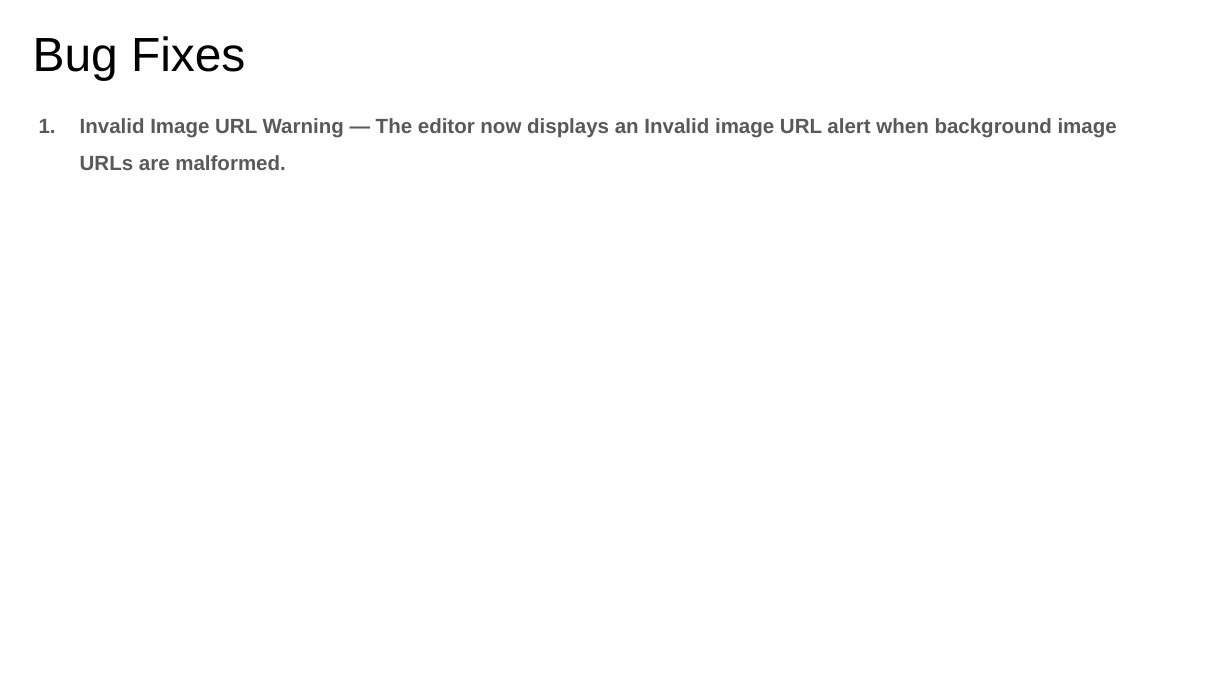
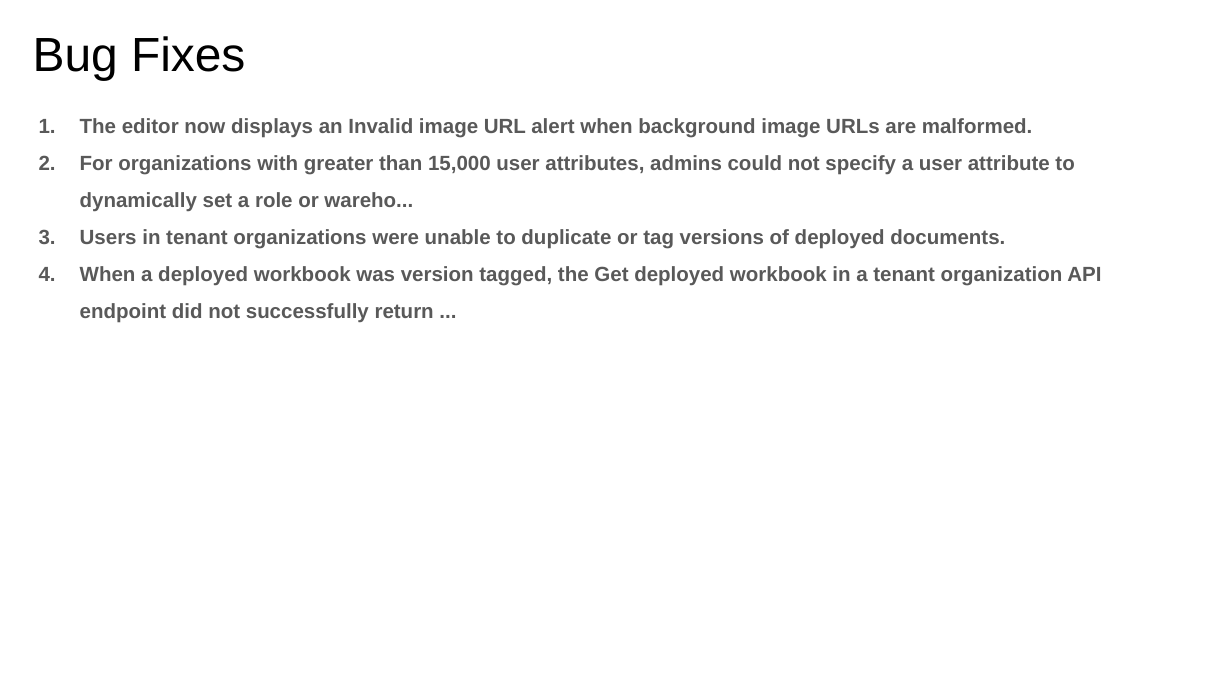
Before and after one commit to sigmacomputing/sigmaquickstarts, a slide deck: slide 18 of .claude/SKILLS/first-friday-features/output/05_2026_first_friday_features.pptx (slide 16 before the commit). Drawn at 1232x693 pixels with LibreOffice and Linux fonts; fonts in the diff are those of the drawing; background and template pictures are left out. Boxes give left, top, right and bottom in pixels: in the first picture for what was removed or moved away, otherwise in the second. Text is boxed around its words. In the diff, an @@ line names an element or a change of style, - is before the commit and + after.

```diff
--- a/.claude/SKILLS/first-friday-features/output/05_2026_first_friday_features.pptx
+++ b/.claude/SKILLS/first-friday-features/output/05_2026_first_friday_features.pptx
@@ text at [80, 118, 1101, 323]: text changed @@
-1. Invalid Image URL Warning — The editor now displays an Invalid image URL alert when background image URLs are malformed.
+1. The editor now displays an Invalid image URL alert when background image URLs are malformed.
+2. For organizations with greater than 15,000 user attributes, admins could not specify a user attribute to dynamically set a role or wareho...
+3. Users in tenant organizations were unable to duplicate or tag versions of deployed documents.
+4. When a deployed workbook was version tagged, the Get deployed workbook in a tenant organization API endpoint did not successfully return ...
```
Also in this commit, not shown: 3 other slides changed, 2 slides added, 1 other file.
